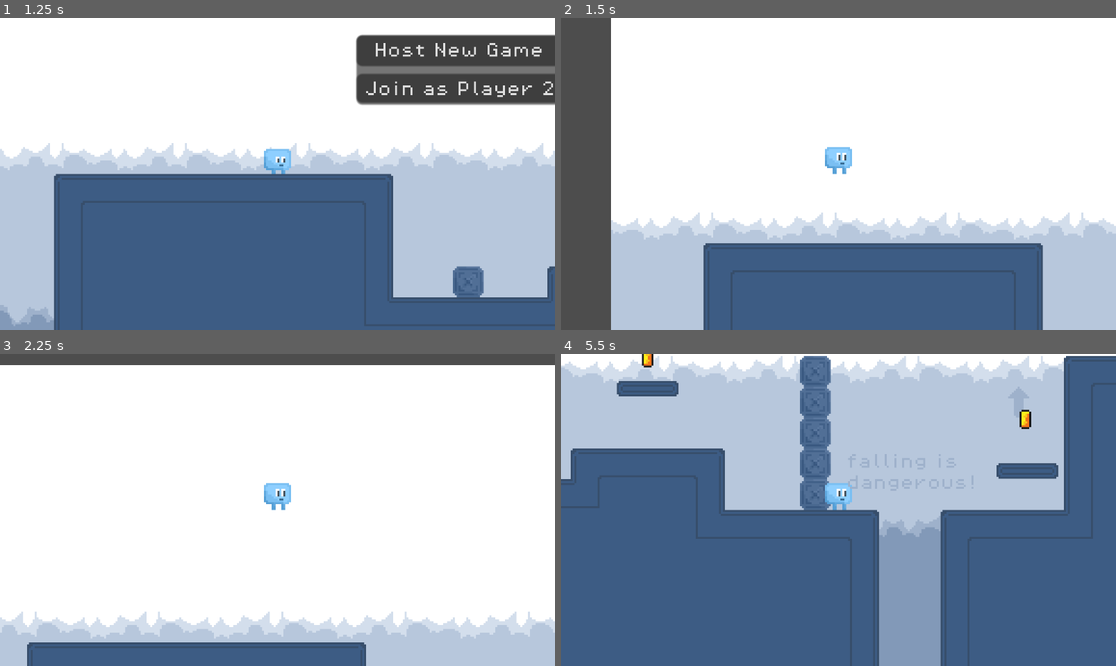
Above: before the commit, frames 1-4 (two rows, left to right).
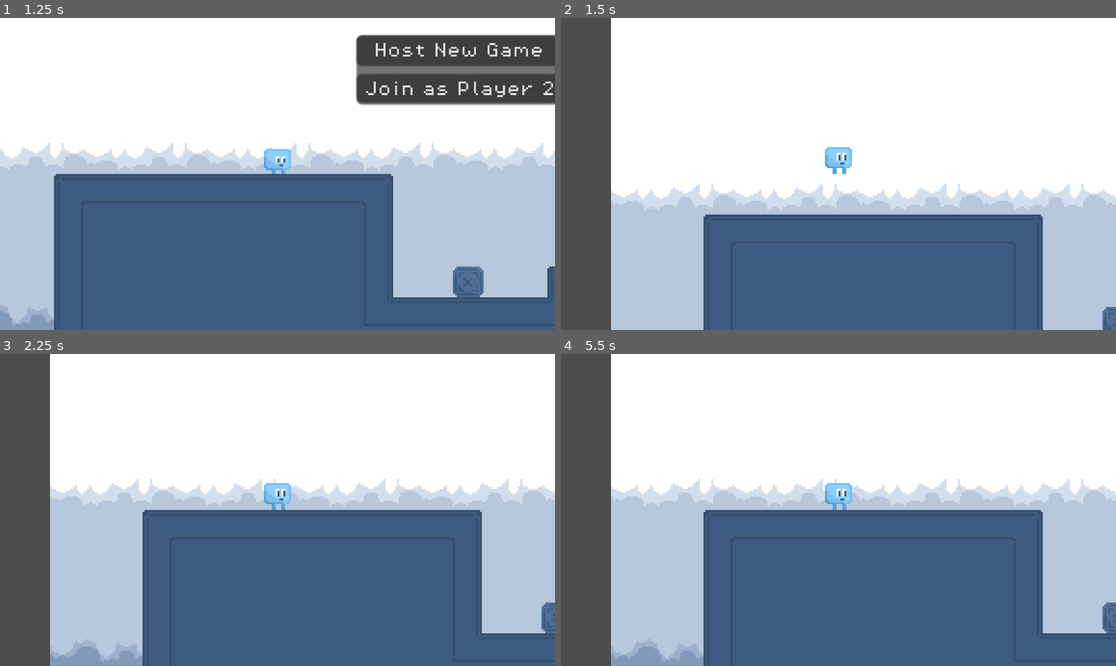
Above: after the commit, the same moments.

Repository: NeoRain314/GodotProjects
Game: Godot game, scene res://scenes/game.tscn
Same seed, same stepped clock (60 frames per second), same inputs: the game is played once before the commit and once after it.
Inputs:
- Up to frame 1 (1.25 s): tap Enter (ui_accept) at 0.5, 0.6, 0.77, 1.07 s; hold Right (ui_right) from 0.53 s (still down)
- Up to frame 2 (1.5 s): release Right (ui_right) at 1.25 s; click "Host New Game" at 1.25 s
- Up to frame 3 (2.25 s): tap Enter (ui_accept) at 2, 2.1 s; hold Right (ui_right) from 2.03 s (still down)
- Up to frame 4 (5.5 s): tap Enter (ui_accept) at 2.27, 2.57, 2.85, 3.6, 3.77, 4.07, 4.35, 4.52, 4.82, 5.1, 5.27 s; release Right (ui_right) at 2.78 s; hold Left (ui_left) 2.78-3.53 s; hold Right (ui_right) 3.53-5.03 s; hold Left (ui_left) from 5.03 s (still down)

Frame 1 is identical in both runs. In frame 2, 15% of the frame differs, in the area x 9-100%, y 53-100%; in frame 3, 60%; in frame 4, 70%, in the area x 0-100%, y 0-100%.

Commit message:
multiplayer moving synchronized

Diff:
--- a/jumpandrun_multiplayer/scenes/multiplayer_player.tscn
+++ b/jumpandrun_multiplayer/scenes/multiplayer_player.tscn
@@ -1,8 +1,22 @@
-[gd_scene load_steps=40 format=3 uid="uid://chl2s6jvcgbxm"]
+[gd_scene load_steps=43 format=3 uid="uid://chl2s6jvcgbxm"]
 
 [ext_resource type="Script" uid="uid://n0iuhhcdeny2" path="res://scripts/multiplayer/multiplayer_controller.gd" id="1_47gve"]
 [ext_resource type="Texture2D" uid="uid://bcxqr6mdloqif" path="res://assets/blue_character_tileset.png" id="2_2d20i"]
+[ext_resource type="Script" uid="uid://cmh8puxilguct" path="res://scripts/multiplayer/multiplayer_input.gd" id="2_k8tkd"]
 [ext_resource type="Texture2D" uid="uid://ri0x8eko6j8j" path="res://assets/lightblue_character_tileset.png" id="3_k8tkd"]
+
+[sub_resource type="SceneReplicationConfig" id="SceneReplicationConfig_k8tkd"]
+properties/0/path = NodePath(".:player_id")
+properties/0/spawn = true
+properties/0/replication_mode = 1
+properties/1/path = NodePath(".:position")
+properties/1/spawn = true
+properties/1/replication_mode = 1
+
+[sub_resource type="SceneReplicationConfig" id="SceneReplicationConfig_jlq18"]
+properties/0/path = NodePath("InputSynchronizer:input_direction")
+properties/0/spawn = true
+properties/0/replication_mode = 1
 
 [sub_resource type="AtlasTexture" id="AtlasTexture_g2els"]
 atlas = ExtResource("2_2d20i")
@@ -280,6 +294,14 @@
 
 [node name="MultiplayerPlayer" type="CharacterBody2D"]
 script = ExtResource("1_47gve")
+
+[node name="PlayerSynchronizer" type="MultiplayerSynchronizer" parent="."]
+replication_config = SubResource("SceneReplicationConfig_k8tkd")
+
+[node name="InputSynchronizer" type="MultiplayerSynchronizer" parent="."]
+unique_name_in_owner = true
+replication_config = SubResource("SceneReplicationConfig_jlq18")
+script = ExtResource("2_k8tkd")
 
 [node name="AnimatedSprite2D" type="AnimatedSprite2D" parent="."]
 position = Vector2(0, -8)
--- a/jumpandrun_multiplayer/scripts/multiplayer/multiplayer_controller.gd
+++ b/jumpandrun_multiplayer/scripts/multiplayer/multiplayer_controller.gd
@@ -1,29 +1,68 @@
 extends CharacterBody2D
 
 
-const SPEED = 300.0
-const JUMP_VELOCITY = -400.0
+const SPEED = 50.0
+const JUMP_VELOCITY = -210.0
+var player_number: int = 1
+
+@onready var animated_sprite: AnimatedSprite2D = $AnimatedSprite2D
+
+var direction = 1
 
 
 @export var player_id := 1:
 	set(id):
 		player_id = id
+		%InputSynchronizer.set_multiplayer_authority(id)
 
-func _physics_process(delta: float) -> void:
+func _apply_animations(delta):
+	# Flip the Sprite
+	if direction > 0:
+		animated_sprite.flip_h = false
+	elif direction < 0:
+		animated_sprite.flip_h = true
+
+	# Play animation
+	if is_on_floor():
+		if direction == 0:
+			animated_sprite.play("p" + str(player_number) + "_idle")
+		else:
+			animated_sprite.play("p" + str(player_number) + "_run")
+	else:
+		animated_sprite.play("p" + str(player_number) + "_jump")
+
+func _apply_movement_from_input(delta):
 	# Add the gravity.
 	if not is_on_floor():
 		velocity += get_gravity() * delta
 
 	# Handle jump.
-	if Input.is_action_just_pressed("ui_accept") and is_on_floor():
+	if Input.is_action_just_pressed("p" + str(player_number) + "_jump") and is_on_floor():
 		velocity.y = JUMP_VELOCITY
 
-	# Get the input direction and handle the movement/deceleration.
-	# As good practice, you should replace UI actions with custom gameplay actions.
-	var direction := Input.get_axis("ui_left", "ui_right")
+	# Get the input direction: -1, 0, 1
+	var direction = %InputSynchronizer.input_direction
+
+
+
 	if direction:
 		velocity.x = direction * SPEED
 	else:
 		velocity.x = move_toward(velocity.x, 0, SPEED)
 
+	#move box
+	var collision = move_and_collide(velocity * delta)
+
+	if collision:
+		if collision.get_collider() is CharacterBody2D:
+			var box = collision.get_collider()
+			var push_force = velocity.x / 1.5
+			box.velocity.x = push_force
+
+	#move character
 	move_and_slide()
+
+
+func _physics_process(delta: float) -> void:
+	if multiplayer.is_server():
+		_apply_movement_from_input(delta)
--- /dev/null
+++ b/jumpandrun_multiplayer/scripts/multiplayer/multiplayer_input.gd
@@ -0,0 +1,18 @@
+extends MultiplayerSynchronizer
+
+var input_direction
+
+# Called when the node enters the scene tree for the first time.
+func _ready() -> void:
+
+	if get_multiplayer_authority() != multiplayer.get_unique_id():
+		set_process(false)
+		set_physics_process(false)
+	input_direction = Input.get_axis("p" + str(1) + "_move_left", "p" + str(1) + "_move_right")
+
+func _physics_process(delta: float) -> void:
+	input_direction = Input.get_axis("p" + str(1) + "_move_left", "p" + str(1) + "_move_right")
+
+# Called every frame. 'delta' is the elapsed time since the previous frame.
+func _process(delta: float) -> void:
+	pass
Not shown, added: jumpandrun_multiplayer/scripts/multiplayer/multiplayer_input.gd.uid
